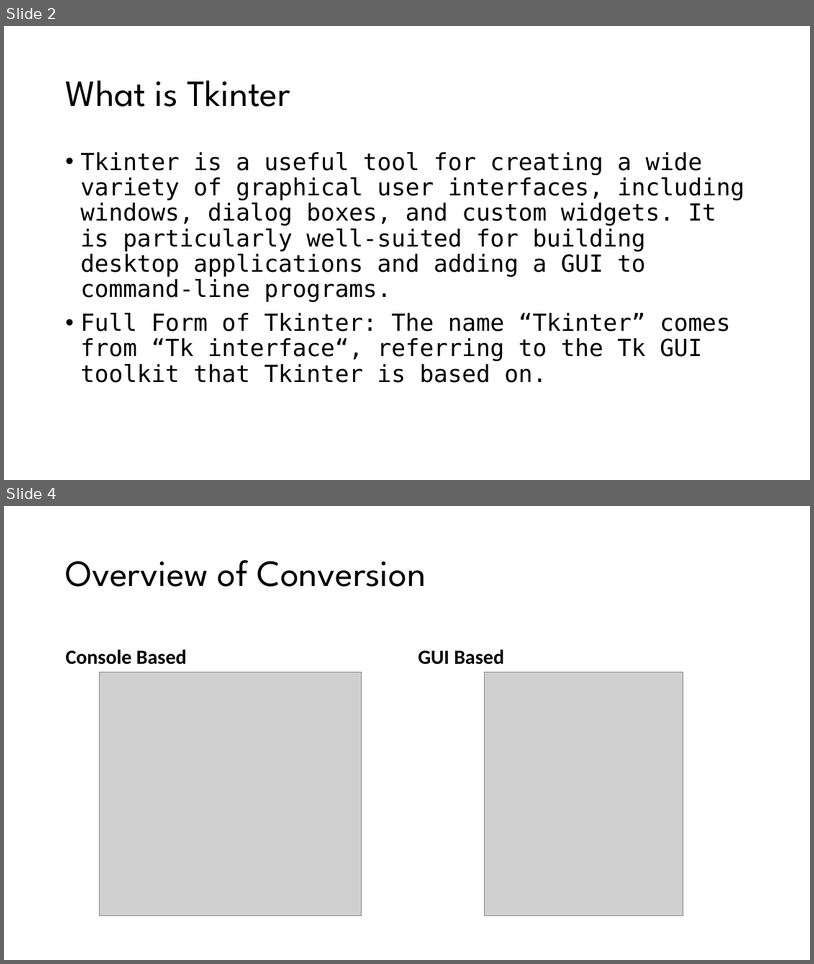
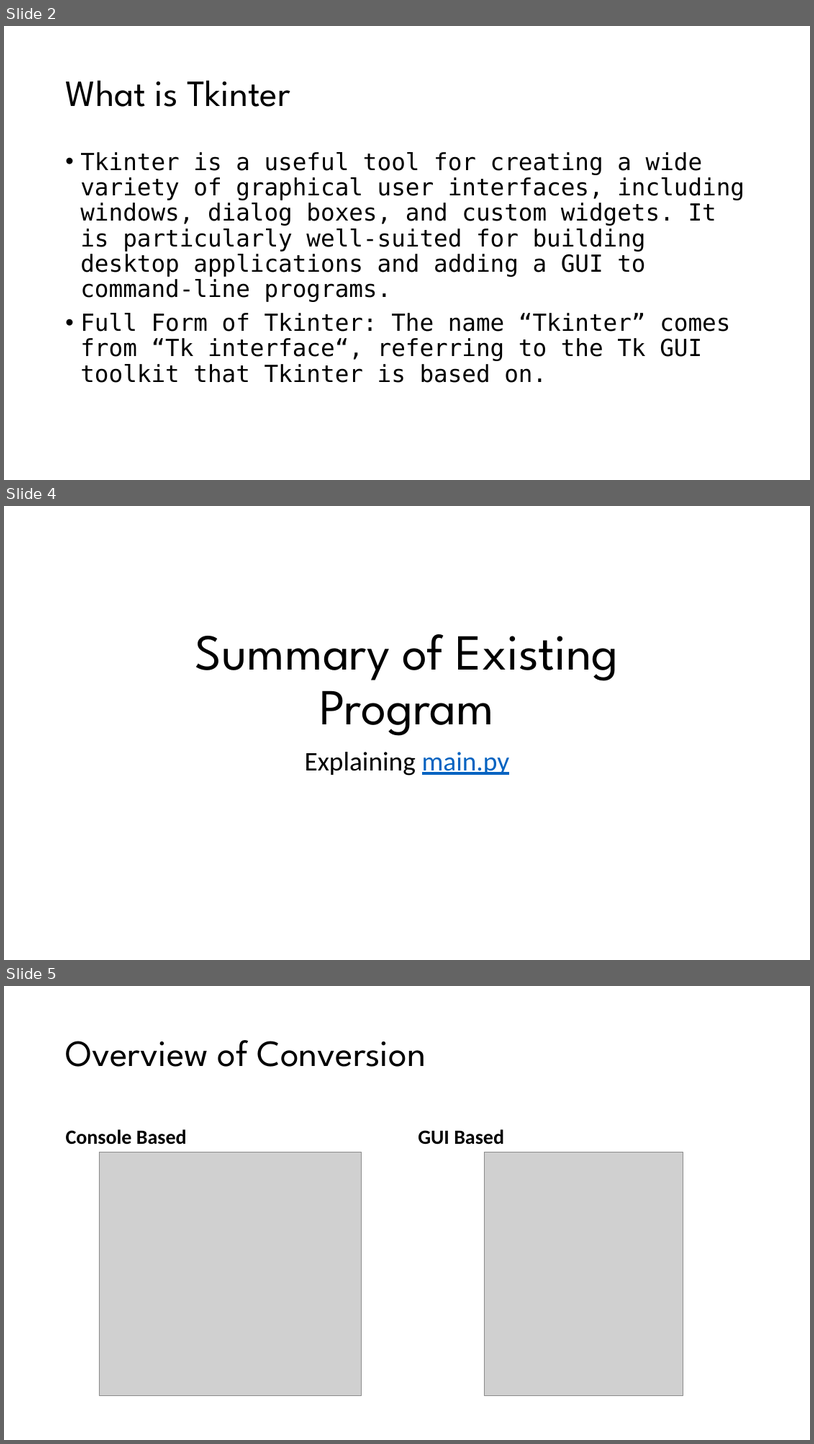
Before and after one commit to RKS200/Grade-Predictor, a slide deck: presentation.pptx. Shown one above the other, each under a label of ours: slides 2 and 4 before the commit, slides 2, 4 and 5 after it; the slides between them are not shown. The pictures are 814x964 and 814x1444 pixels, drawn with LibreOffice and Linux fonts; fonts in the diff are those of the drawing; grey boxes stand for pictures. Boxes give left, top, right and bottom in pixels: in the first picture for what was removed or moved away, otherwise in the second. Text is boxed around its words. In the diff, an @@ line names an element or a change of style, - is before the commit and + after.

```diff
--- a/presentation.pptx
+++ b/presentation.pptx
@@ slide 4 added at box(4, 506, 810, 960), background #FFFFFF @@
@@ title added at box(196, 634, 619, 736), 60 pt, text #000000 @@
+Summary of Existing Program
@@ subtitle added at box(305, 752, 510, 775), 32 pt, text #000000 @@
+Explaining main.py
@@ what was slide 4 is now slide 5 @@
```
Also in this commit, not shown: 23 other slides added, 1 slide removed.
